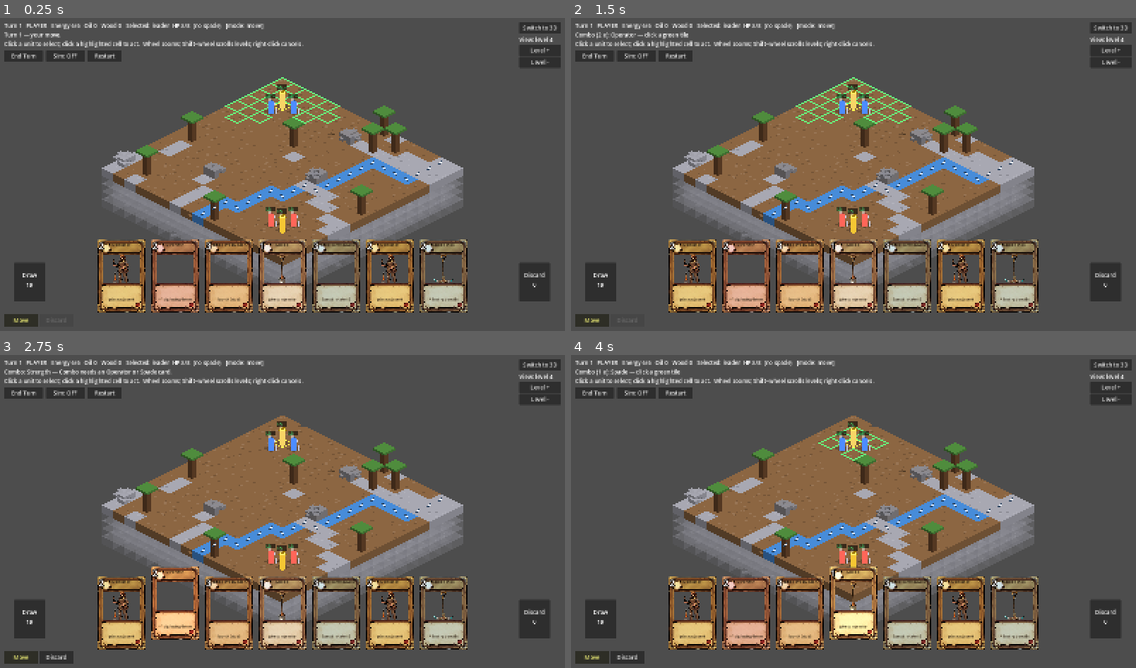
Above: before the commit, frames 1-4 (two rows, left to right).
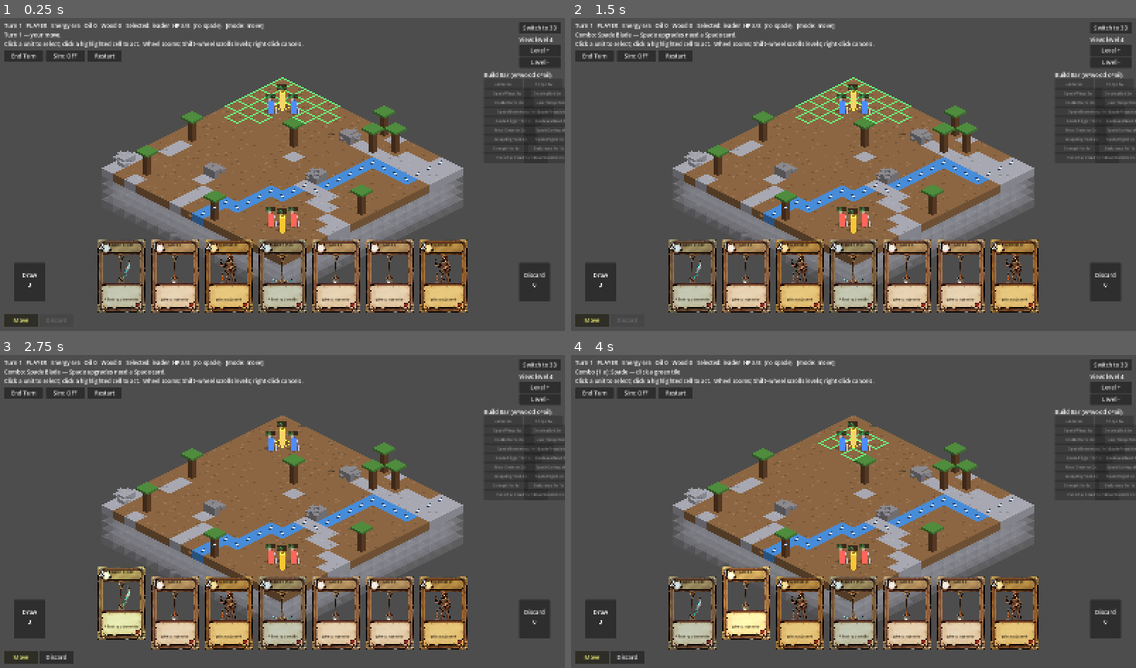
Above: after the commit, the same moments.

Repository: lgtmann/ASAS
Game: Godot game, scene res://scenes/main.tscn
The game is run twice, just before and just after one commit, with the same random seed, the same clock (stepped at 60 frames per second) and the same inputs.
Inputs:
- Up to frame 1 (0.25 s): no input
- Up to frame 2 (1.5 s): click "2" at 0.5 s; click "2" at 1.25 s
- Up to frame 3 (2.75 s): click "2" at 2 s
- Up to frame 4 (4 s): click "2" at 2.75 s; click "1" at 3.5 s

The runs differ from the first frame. In frame 1, 5.9% of the frame differs, in the area x 4-100%, y 17-95%; in frame 2, 6.2%; in frame 3, 8.2%, in the area x 4-100%, y 4-95%; in frame 4, 8.1%.

Commit message:
Build Bar progression: trimmed starter deck, wood/oil blueprints, ladder + bridge structures

Diff:
--- a/scripts/game_state.gd
+++ b/scripts/game_state.gd
@@ -216,6 +216,9 @@
 	for u in units.duplicate():
 		if not u.is_alive():
 			continue
+		# Hanging on a ladder — no fall.
+		if world.material_at(u.grid) == VoxelWorld.Mat.LADDER:
+			continue
 		var fall_dist := 0
 		while u.grid.y > 0:
 			var below: Vector3i = u.grid + DOWN
@@ -295,6 +298,11 @@
 		out.append(Vector2i(x, z))
 	return out
 
+# Starter deck is deliberately SIMPLE — operators, spades, and the three basic
+# head upgrades. Everything fancier is bought mid-game from the Build Bar with
+# banked wood / oil (see BLUEPRINTS + buy_blueprint).
+const STARTER_UPGRADES := ["spade_blade", "spade_pick", "spade_tip"]
+
 func _build_deck() -> void:
 	draw_pile.clear()
 	hand.clear()
@@ -303,10 +311,133 @@
 		draw_pile.append(_make_card("operator", "Operator", 2, "unit", "place adjacent"))
 	for i in 3:
 		draw_pile.append(_make_card("spade", "Spade", 1, "spade", "give to operator"))
-	for id in UPGRADES:
+	for id in STARTER_UPGRADES:
 		var u: Dictionary = UPGRADES[id]
 		draw_pile.append(_make_card(id, u["title"], u["cost"], u["category"], u["blurb"]))
 	draw_pile.shuffle()
+
+# ---------------------------------------------------------------- Build Bar
+# Mid-game card acquisition: spend banked wood / oil to put a card straight
+# into your hand. The progression arc — simple starter deck, then materials
+# unlock structures (ladder / bridge) and advanced upgrades.
+const BLUEPRINTS := [
+	{"id": "ladder",  "wood": 2, "oil": 0},
+	{"id": "bridge",  "wood": 3, "oil": 0},
+	{"id": "spade_wings",            "wood": 2, "oil": 0},
+	{"id": "spade_dousing_rod",      "wood": 2, "oil": 0},
+	{"id": "double_barrel_spade",    "wood": 2, "oil": 0},
+	{"id": "spade_laser_rangefinder","wood": 2, "oil": 0},
+	{"id": "spade_boomerang",        "wood": 1, "oil": 1},
+	{"id": "spade_propulsion",       "wood": 1, "oil": 1},
+	{"id": "spade_trigger",          "wood": 1, "oil": 1},
+	{"id": "spade_warhead",          "wood": 0, "oil": 2},
+	{"id": "spade_metal_detector",   "wood": 0, "oil": 2},
+	{"id": "spade_earthquake",       "wood": 0, "oil": 2},
+	{"id": "spade_grappling_hook",   "wood": 0, "oil": 2},
+	{"id": "spade_pogostick",        "wood": 0, "oil": 2},
+	{"id": "strength",  "wood": 1, "oil": 1},
+	{"id": "endurance", "wood": 1, "oil": 1},
+	{"id": "hand_eye",  "wood": 1, "oil": 1},
+	{"id": "dual_wield","wood": 2, "oil": 2},
+]
+const STRUCTURES := {
+	"ladder": {"title": "Ladder", "cost": 1, "blurb": "climb walls"},
+	"bridge": {"title": "Bridge", "cost": 1, "blurb": "cross water"},
+}
+
+func blueprint_card_title(id: String) -> String:
+	if STRUCTURES.has(id):
+		return String(STRUCTURES[id]["title"])
+	return String(UPGRADES.get(id, {}).get("title", id))
+
+func can_afford_blueprint(bp: Dictionary) -> bool:
+	return wood[TEAM_PLAYER] >= int(bp["wood"]) and oil[TEAM_PLAYER] >= int(bp["oil"])
+
+func buy_blueprint(id: String) -> bool:
+	if is_over or active_team != TEAM_PLAYER:
+		return false
+	var bp: Dictionary = {}
+	for b in BLUEPRINTS:
+		if b["id"] == id:
+			bp = b
+			break
+	if bp.is_empty():
+		return false
+	if not can_afford_blueprint(bp):
+		notice.emit("Need %dw %do for %s." % [int(bp["wood"]), int(bp["oil"]), blueprint_card_title(id)])
+		return false
+	wood[TEAM_PLAYER] -= int(bp["wood"])
+	oil[TEAM_PLAYER] -= int(bp["oil"])
+	var card: Dictionary
+	if STRUCTURES.has(id):
+		var s: Dictionary = STRUCTURES[id]
+		card = _make_card(id, s["title"], s["cost"], "structure", s["blurb"])
+	else:
+		var u: Dictionary = UPGRADES[id]
+		card = _make_card(id, u["title"], u["cost"], u["category"], u["blurb"])
+	hand.append(card)
+	cards_drawn.emit(1)
+	notice.emit("Built %s — added to hand." % card["title"])
+	_emit_changed()
+	return true
+
+# ---------------------------------------------------------------- structures
+
+# Valid placement cells for a structure card. Built by any friendly unit:
+# within Chebyshev 1 of one. Ladder mounts an air cell that touches a solid
+# wall horizontally (or stacks on a ladder below). Bridge planks an air cell
+# directly above water.
+func structure_targets(card) -> Array:
+	var out: Array = []
+	if card == null:
+		return out
+	var id: String = String(card["id"])
+	var seen_cells: Dictionary = {}
+	for u in units:
+		if not u.is_alive() or u.team != TEAM_PLAYER:
+			continue
+		for dx in range(-1, 2):
+			for dy in range(-1, 2):
+				for dz in range(-1, 2):
+					var p: Vector3i = u.grid + Vector3i(dx, dy, dz)
+					if seen_cells.has(p) or not world.in_bounds(p):
+						continue
+					seen_cells[p] = true
+					if not world.is_air(p) or unit_at(p) != null:
+						continue
+					if id == "ladder":
+						if _ladder_mountable(p):
+							out.append(p)
+					elif id == "bridge":
+						if world.is_water(p + DOWN):
+							out.append(p)
+	return out
+
+func _ladder_mountable(p: Vector3i) -> bool:
+	for d in DIRS:
+		if world.is_solid(p + d):
+			return true
+	return world.material_at(p + DOWN) == VoxelWorld.Mat.LADDER
+
+func play_structure_at(card, cell: Vector3i) -> bool:
+	if card == null or not hand.has(card):
+		return false
+	if not structure_targets(card).has(cell):
+		notice.emit("Can't build there.")
+		return false
+	if not _spend(int(card["cost"])):
+		return false
+	var id: String = String(card["id"])
+	if id == "ladder":
+		world.set_material(cell, VoxelWorld.Mat.LADDER)
+		notice.emit("Ladder built.")
+	elif id == "bridge":
+		world.set_material(cell, VoxelWorld.Mat.BRIDGE)
+		notice.emit("Bridge built.")
+	hand.erase(card)
+	discard.append(card)     # stays in your deck — buy once, reuse forever
+	_emit_changed()
+	return true
 
 func _make_card(id: String, title: String, cost: int, category: String, blurb: String) -> Dictionary:
 	_next_card_instance += 1
@@ -577,13 +708,9 @@
 			return {"valid": false, "reason": "Operator upgrades need an Operator card."}
 	if cost > energy:
 		return {"valid": false, "reason": "Not enough energy (%d / %d)." % [cost, energy]}
-	# Shaft upgrades require lumber to craft (1 wood per shaft card).
-	var wood_cost: int = shaft
-	if wood_cost > wood[TEAM_PLAYER]:
-		return {"valid": false, "reason":
-			"Need %d wood for shaft (you have %d)." % [wood_cost, wood[TEAM_PLAYER]]}
-	return {"valid": true, "total_cost": cost, "wood_cost": wood_cost,
-			"is_spade_only": op_count == 0}
+	# (Materials are paid when cards are BOUGHT from the Build Bar, so combos
+	# only cost energy.)
+	return {"valid": true, "total_cost": cost, "is_spade_only": op_count == 0}
 
 func combo_targets(cards: Array) -> Array:
 	var v: Dictionary = combo_validate(cards)
@@ -626,7 +753,6 @@
 		notice.emit("Pick a standable, empty tile.")
 		return false
 	energy -= int(v["total_cost"])
-	wood[TEAM_PLAYER] -= int(v.get("wood_cost", 0))
 	var op = _spawn_unit(TEAM_PLAYER, target_cell, false)
 	op.kind = "operator"
 	# Spade card (if included) attaches before slot upgrades.
@@ -654,7 +780,6 @@
 		notice.emit("Spade needs an empty tile or a spadeless operator.")
 		return false
 	energy -= int(v["total_cost"])
-	wood[TEAM_PLAYER] -= int(v.get("wood_cost", 0))
 	var s := Spade.new()
 	# Apply slot upgrades to the freshly-made spade.
 	for c in cards:
--- a/scripts/iso_view.gd
+++ b/scripts/iso_view.gd
@@ -18,6 +18,7 @@
 	"throw": Color(0.35, 0.85, 1.00),
 	"place_operator": Color(0.55, 0.90, 1.00),
 	"upgrade": Color(1.00, 0.45, 1.00),
+	"place_structure": Color(0.85, 0.68, 0.35),
 }
 
 # --- Card UI (frame + art + labels composite) -------------------------------
@@ -36,6 +37,7 @@
 	"shaft": Color(0.92, 1.00, 0.88),
 	"handle": Color(1.00, 0.90, 0.75),
 	"operator_upgrade": Color(1.00, 0.85, 0.85),
+	"structure": Color(0.92, 0.82, 0.62),
 }
 # Layout proportions inside the 2:3 card (matches the frame prompt I wrote).
 # Cost sits on the gem (top-left); title is centred across the whole plaque so
@@ -120,6 +122,7 @@
 var discard_pile_label: Label
 var sim_btn: Button
 var restart_btn: Button
+var build_buttons: Dictionary = {}     # blueprint id -> Button (Build Bar)
 var context_buttons: Array = []
 var _pending_anim_count: int = 0       # newly-drawn cards to slide in
 var _ai_running: bool = false          # locks player input while AI is acting
@@ -173,6 +176,8 @@
 	_mat_colors[VoxelWorld.Mat.OIL] = Color(0.15, 0.12, 0.08)
 	_mat_colors[VoxelWorld.Mat.STONE] = Color(0.55, 0.55, 0.58)
 	_mat_colors[VoxelWorld.Mat.TREE] = Color(0.30, 0.45, 0.22)
+	_mat_colors[VoxelWorld.Mat.LADDER] = Color(0.78, 0.62, 0.38)
+	_mat_colors[VoxelWorld.Mat.BRIDGE] = Color(0.62, 0.45, 0.28)
 
 	gs = GameState.new()
 	gs.setup(world)
@@ -337,9 +342,9 @@
 		_draw_canvas.draw_polyline(PackedVector2Array([w001, w011, w111, w101, w001]), wire_col, WIRE_WIDTH)
 		return
 
-	# Trees are tall surface features — always visible (no fog grey) and never
-	# faded, so they read as brown trunk + green leaves from any view.
-	if mat == VoxelWorld.Mat.TREE:
+	# Trees and player-built structures are surface features — always visible
+	# (no fog grey) and never faded.
+	if mat == VoxelWorld.Mat.TREE or mat == VoxelWorld.Mat.LADDER or mat == VoxelWorld.Mat.BRIDGE:
 		seen_it = true
 		alpha = 1.0
 	# Solid path. The vast majority of cells are uniform-colour materials with a
@@ -454,6 +459,19 @@
 		if not has_tree_above:
 			p |= 0x1FF << ((SUB_Y - 1) * SUB_X * SUB_Z)
 		return p
+	if mat == VoxelWorld.Mat.LADDER:
+		# Two side rails (full height) + rungs on alternating sub-layers,
+		# all in the cell's middle z-slice — reads as a ladder lattice.
+		var p: int = 0
+		for sy in range(SUB_Y):
+			p |= 1 << (0 + 1 * SUB_X + sy * SUB_X * SUB_Z)   # left rail
+			p |= 1 << (2 + 1 * SUB_X + sy * SUB_X * SUB_Z)   # right rail
+			if sy % 2 == 1:
+				p |= 1 << (1 + 1 * SUB_X + sy * SUB_X * SUB_Z)  # rung
+		return p
+	if mat == VoxelWorld.Mat.BRIDGE:
+		# A flat plank deck: only the top sub-layer filled.
+		return 0x1FF << ((SUB_Y - 1) * SUB_X * SUB_Z)
 	if mat == VoxelWorld.Mat.STONE:
 		var p: int = FULL_PATTERN
 		var seed: int = (c.x * 73 + c.z * 31 + c.y * 11) & 0xFFFF
@@ -857,6 +875,13 @@
 	return null
 
 func _act_on(cell) -> void:
+	# Structure placement (ladder / bridge) takes top priority.
+	if mode == "place_structure":
+		var card = pending_card
+		pending_card = null
+		mode = "move"
+		gs.play_structure_at(card, cell)
+		return
 	# Combo play takes priority over single-unit actions.
 	if not selected_cards.is_empty():
 		var v: Dictionary = gs.combo_validate(selected_cards)
@@ -903,6 +928,8 @@
 	_on_changed()
 
 func _targets_for_mode() -> Array:
+	if mode == "place_structure":
+		return gs.structure_targets(pending_card)
 	if not selected_cards.is_empty():
 		return gs.combo_targets(selected_cards)
 	var u = gs.selected
@@ -996,6 +1023,25 @@
 	discard_pile_panel = _pile_panel(Vector2(1470, HAND_Y + 70))
 	discard_pile_label = _pile_label(discard_pile_panel, "Discard")
 
+	# Build Bar — two-column blueprint grid on the right edge, below the level
+	# controls. Buy with banked wood/oil; bought cards go straight to hand.
+	var bb_label := _label(Vector2(1370, 150))
+	bb_label.text = "Build Bar (w=wood o=oil)"
+	var col_w := 110.0
+	var row_h := 26.0
+	var i := 0
+	for bp in GameState.BLUEPRINTS:
+		var id: String = String(bp["id"])
+		var b := Button.new()
+		b.text = "%s %s" % [gs.blueprint_card_title(id), _bp_cost_label(bp)]
+		b.add_theme_font_size_override("font_size", 10)
+		b.position = Vector2(1370 + (i % 2) * (col_w + 4), 172 + float(i / 2) * row_h)
+		b.size = Vector2(col_w, row_h - 3)
+		b.pressed.connect(func(): gs.buy_blueprint(id))
+		hud.add_child(b)
+		build_buttons[id] = b
+		i += 1
+
 	# Ball overlay sits on top of every HUD element for the combo animation.
 	ball_overlay = BallOverlay.new()
 	ball_overlay.mouse_filter = Control.MOUSE_FILTER_IGNORE
@@ -1025,6 +1071,14 @@
 	view_btn.pressed.connect(func(): get_tree().change_scene_to_file("res://scenes/main_3d.tscn"))
 	hud.add_child(view_btn)
 
+func _bp_cost_label(bp: Dictionary) -> String:
+	var parts: Array = []
+	if int(bp["wood"]) > 0:
+		parts.append("%dw" % int(bp["wood"]))
+	if int(bp["oil"]) > 0:
+		parts.append("%do" % int(bp["oil"]))
+	return " ".join(parts)
+
 func _pile_panel(pos: Vector2) -> Panel:
 	var p := Panel.new()
 	p.position = pos
@@ -1144,6 +1198,13 @@
 			who, mode if mode != "" else "—"]
 	if end_turn_btn != null:
 		end_turn_btn.disabled = gs.is_over or _ai_running or gs.active_team != GameState.TEAM_PLAYER
+	# Build Bar affordability: grey out blueprints you can't pay for yet.
+	for bp in GameState.BLUEPRINTS:
+		var btn: Button = build_buttons.get(String(bp["id"]))
+		if btn != null:
+			btn.disabled = gs.is_over or _ai_running \
+					or gs.active_team != GameState.TEAM_PLAYER \
+					or not gs.can_afford_blueprint(bp)
 
 func _refresh_context() -> void:
 	# Don't blow away the buttons mid-animation — the combo animation owns them
@@ -1415,10 +1476,24 @@
 	return b
 
 func _on_card(card) -> void:
+	if _ai_running or _combo_animating:
+		return
+	# Structure cards (ladder / bridge) place directly — not part of combos.
+	if String(card.get("category", "")) == "structure":
+		selected_cards.clear()
+		pending_card = card
+		mode = "place_structure"
+		_on_changed()
+		if targets.is_empty():
+			gs.notice.emit("No valid spot for %s — move a unit closer." % card["title"])
+			pending_card = null
+			mode = "move"
+			_on_changed()
+		else:
+			gs.notice.emit("Pick where to build the %s." % card["title"])
+		return
 	# Clicking a card toggles it in the current combo. The play happens when
 	# the user clicks a valid target tile (see _act_on).
-	if _ai_running or _combo_animating:
-		return
 	if selected_cards.has(card):
 		selected_cards.erase(card)
 	else:
--- a/scripts/voxel_world.gd
+++ b/scripts/voxel_world.gd
@@ -13,7 +13,7 @@
 # for caches (vision recompute skips when version + unit positions match).
 var version: int = 0
 
-enum Mat { AIR, EARTH, WATER, GOLD, CRYSTAL, RELIC, OIL, STONE, TREE }
+enum Mat { AIR, EARTH, WATER, GOLD, CRYSTAL, RELIC, OIL, STONE, TREE, LADDER, BRIDGE }
 
 const SX := 16        # footprint width  (x)  — RTS-scale map
 const SZ := 16        # footprint depth  (z)
@@ -63,6 +63,8 @@
 	_mats[Mat.OIL] = _make_mat(Color(0.15, 0.12, 0.08))
 	_mats[Mat.STONE] = _make_mat(Color(0.55, 0.55, 0.58))
 	_mats[Mat.TREE] = _make_mat(Color(0.30, 0.45, 0.22))
+	_mats[Mat.LADDER] = _make_mat(Color(0.78, 0.62, 0.38))
+	_mats[Mat.BRIDGE] = _make_mat(Color(0.62, 0.45, 0.28))
 
 func _make_mat(c: Color) -> StandardMaterial3D:
 	var m := StandardMaterial3D.new()
@@ -226,7 +228,7 @@
 func is_solid(p: Vector3i) -> bool:
 	var m: int = material_at(p)
 	return m == Mat.EARTH or m == Mat.GOLD or m == Mat.CRYSTAL or m == Mat.RELIC \
-			or m == Mat.OIL or m == Mat.STONE or m == Mat.TREE
+			or m == Mat.OIL or m == Mat.STONE or m == Mat.TREE or m == Mat.BRIDGE
 
 func is_air(p: Vector3i) -> bool:
 	return in_bounds(p) and material_at(p) == Mat.AIR
@@ -234,19 +236,22 @@
 func is_water(p: Vector3i) -> bool:
 	return in_bounds(p) and material_at(p) == Mat.WATER
 
-# A cell a unit can pass through (not solid). Air OR water — water cells are
-# walk-into-able; the current pushes you on the next end-of-turn tick.
+# A cell a unit can pass through (not solid). Air, water (wading), or a
+# ladder (climbing through it).
 func is_passable(p: Vector3i) -> bool:
 	if not in_bounds(p):
 		return false
 	var m: int = material_at(p)
-	return m == Mat.AIR or m == Mat.WATER
-
-# A cell a unit can stand in: passable with solid ground directly below
-# (the floor at the very bottom counts as solid).
+	return m == Mat.AIR or m == Mat.WATER or m == Mat.LADDER
+
+# A cell a unit can stand in: passable with solid ground directly below.
+# Ladder cells are standable with NO floor (you're hanging on the rungs) —
+# that one rule makes multi-level climbs fall out of the normal ±1 BFS.
 func is_standable(p: Vector3i) -> bool:
 	if not is_passable(p):
 		return false
+	if material_at(p) == Mat.LADDER:
+		return true
 	if p.y == 0:
 		return true
 	return is_solid(p + Vector3i(0, -1, 0))
@@ -271,7 +276,8 @@
 func dig_cell(p: Vector3i) -> int:
 	var m: int = material_at(p)
 	if m == Mat.EARTH or m == Mat.GOLD or m == Mat.CRYSTAL or m == Mat.RELIC \
-			or m == Mat.OIL or m == Mat.STONE or m == Mat.TREE:
+			or m == Mat.OIL or m == Mat.STONE or m == Mat.TREE \
+			or m == Mat.LADDER or m == Mat.BRIDGE:
 		set_material(p, Mat.AIR)
 	return m
 
